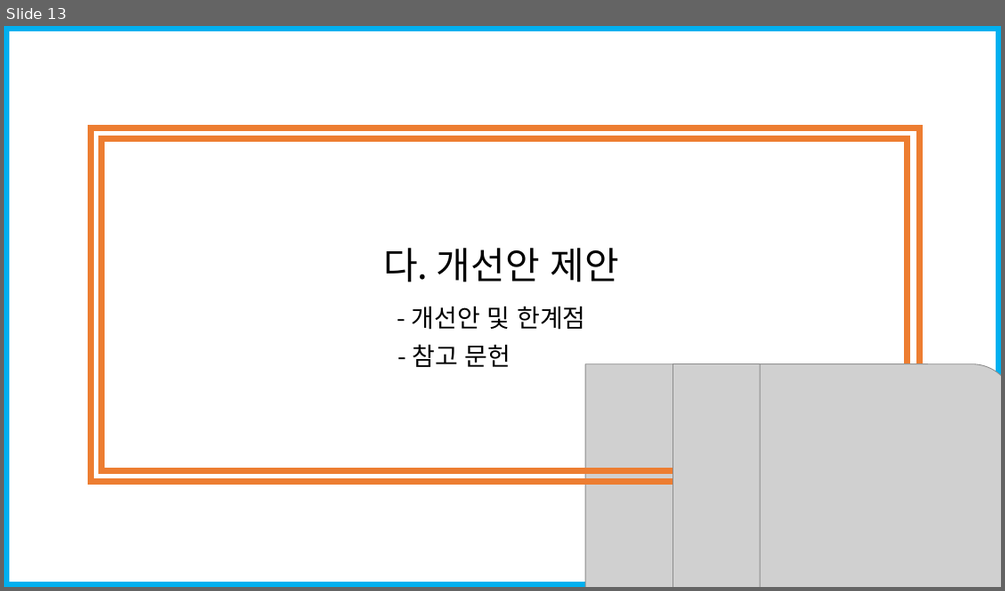
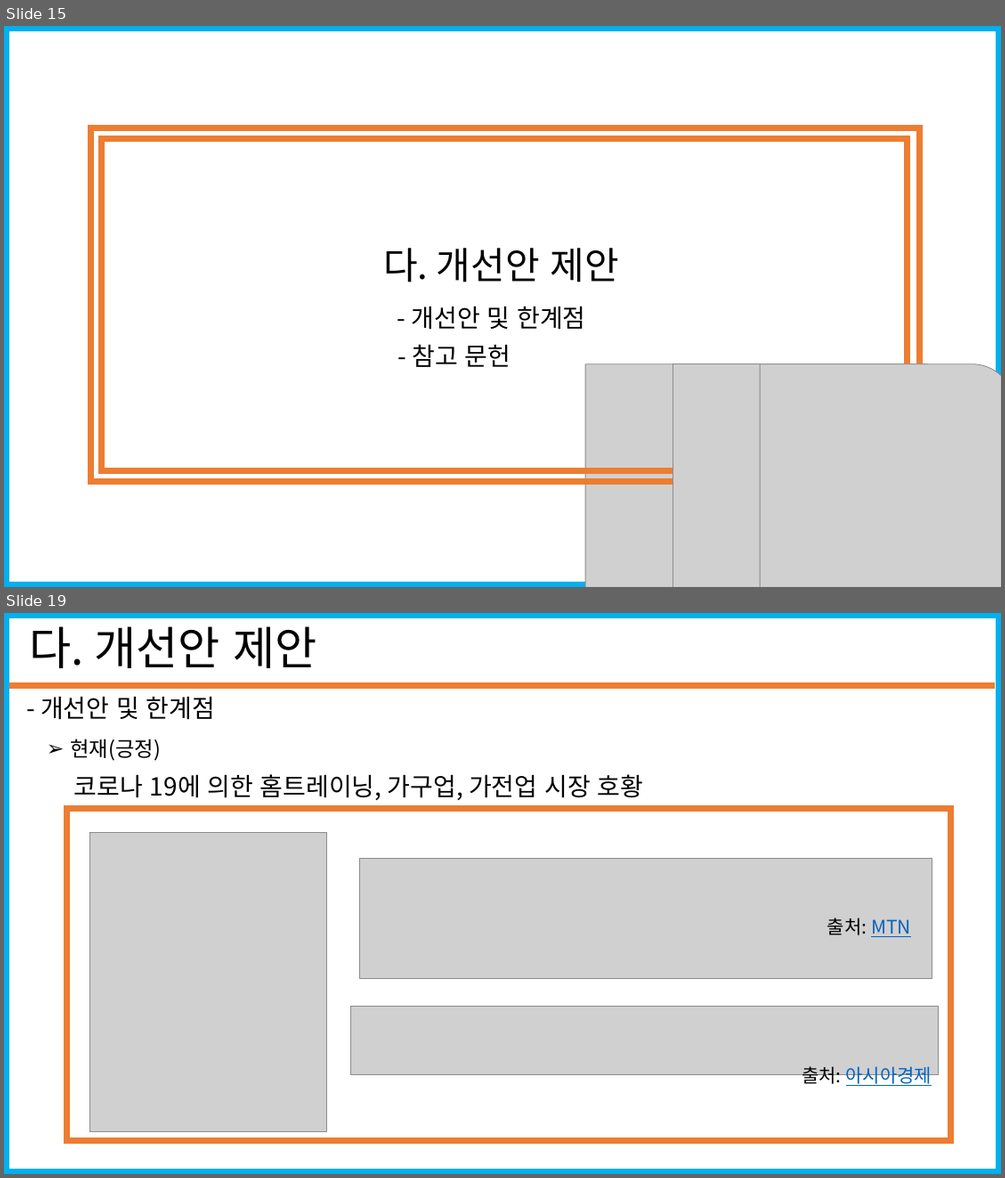
Before and after one commit to seungjae1162/SportsData, a slide deck: standard_in_2020-12-31/코로나19에따른 스포츠시설 폐업 수(20201228_20210103).pptx. Shown one above the other, each under a label of ours: slide 13 before the commit, slides 15 and 19 after it; the slides between them are not shown. The pictures are 1005x591 and 1005x1178 pixels, drawn with LibreOffice and Linux fonts; fonts in the diff are those of the drawing; grey boxes stand for pictures. Boxes give left, top, right and bottom in pixels: in the first picture for what was removed or moved away, otherwise in the second. Text is boxed around its words. In the diff, an @@ line names an element or a change of style, - is before the commit and + after.

```diff
--- a/standard_in_2020-12-31/코로나19에따른 스포츠시설 폐업 수(20201228_20210103).pptx
+++ b/standard_in_2020-12-31/코로나19에따른 스포츠시설 폐업 수(20201228_20210103).pptx
@@ slide 19 added at <box>4,613,1001,1174</box>, background #FFFFFF; not listed: 1 template element that a slide beside it also shows @@
@@ text added at <box>29,626,316,668</box>, 44 pt, text #000000 @@
+다. 개선안 제안
@@ line added from (9, 686) to (995, 686), #ED7D31 6 pt @@
@@ text added at <box>40,696,215,720</box>, 24 pt, text #000000 @@
+- 개선안 및 한계점
@@ text added at <box>70,738,161,761</box>, 20 pt, text #000000 @@
+➢ 현재(긍정)
@@ text added at <box>74,774,643,800</box>, 24 pt, text #000000 @@
+코로나 19에 의한 홈트레이닝, 가구업, 가전업 시장 호황
@@ rectangle added at <box>67,808,951,1140</box>, outline #ED7D31 6 pt @@
@@ picture added at <box>90,832,327,1132</box> @@
@@ picture added at <box>360,859,932,978</box> @@
@@ text added at <box>827,917,911,937</box>, 18 pt, text #000000 @@
+출처: MTN
@@ picture added at <box>350,1006,938,1075</box> @@
@@ text added at <box>801,1066,932,1086</box>, 18 pt, text #0563C1, underline @@
+출처: 아시아경제
@@ what was slide 13 is now slide 15 @@
```
Also in this commit, not shown: 8 slides changed, 5 other slides added.
